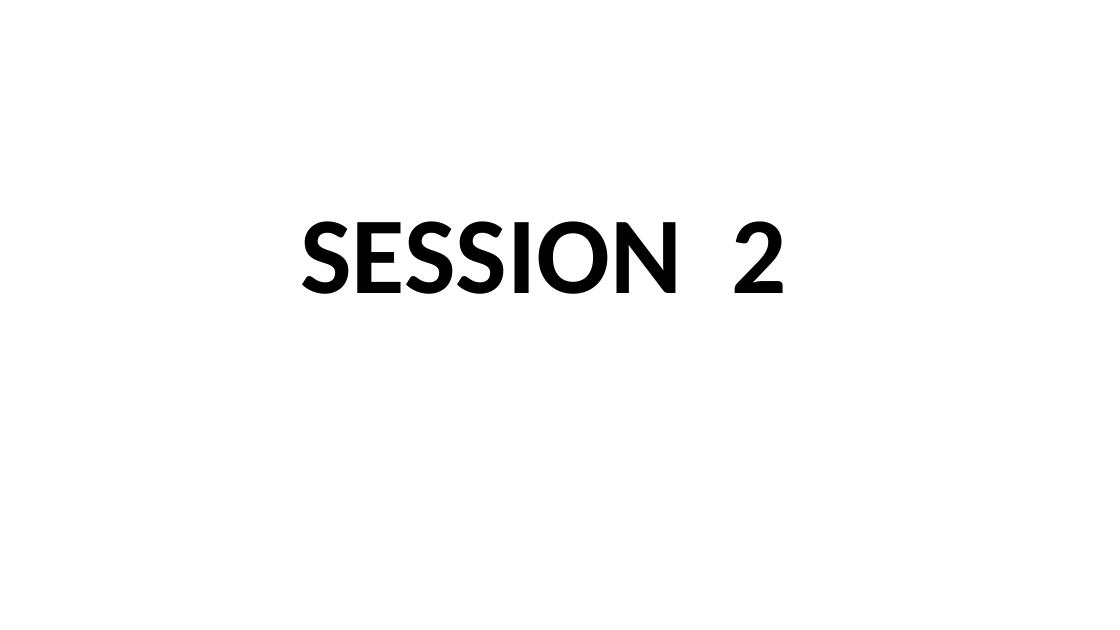
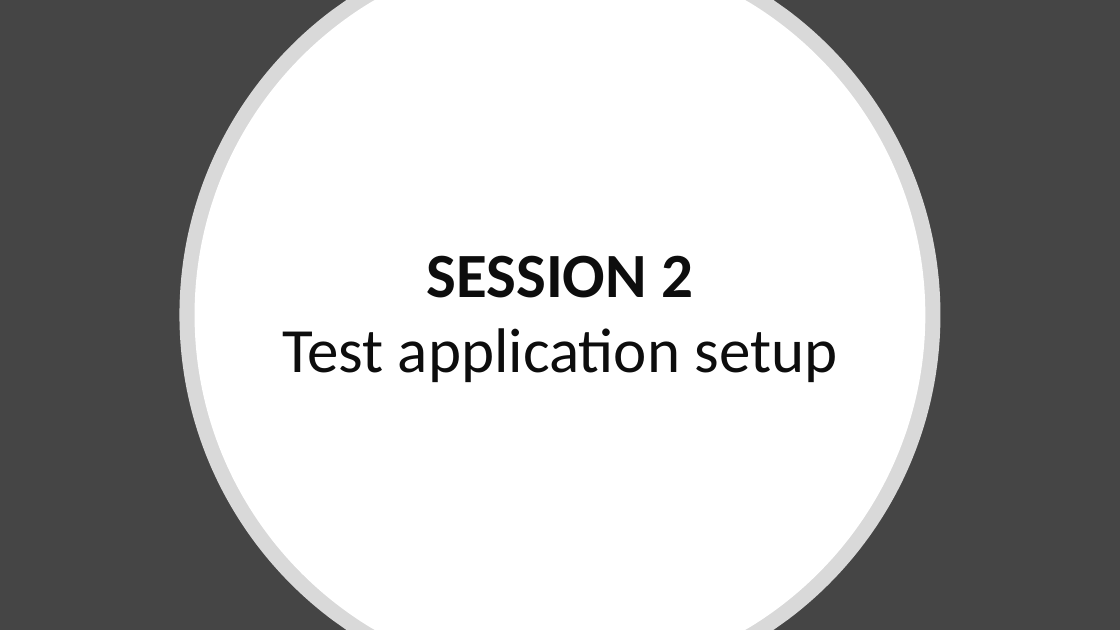
Before and after one commit to Kiranmoy/SpringBootRestService, a slide deck: slide 15 of setup-guide/Hands-on Pact.pptx (slide 7 before the commit). Drawn at 1120x630 pixels with LibreOffice and Linux fonts; fonts in the diff are those of the drawing. Boxes give left, top, right and bottom in pixels: in the first picture for what was removed or moved away, otherwise in the second. Text is boxed around its words. In the diff, an @@ line names an element or a change of style, - is before the commit and + after.

Commit message:
finalized PPT design and completed session 1 & 2 slides

```diff
--- a/setup-guide/Hands-on Pact.pptx
+++ b/setup-guide/Hands-on Pact.pptx
@@ background #FFFFFF to #454545 @@
@@ freeform shape added at box(180, 0, 941, 630), fill #FFFFFF at 80% opacity @@
@@ freeform shape added at box(195, 0, 926, 630), fill #FFFFFF @@
@@ text "SESSION 2": place and size @@
-text "SESSION 2" at box(300, 221, 786, 294)
+text "SESSION 2" at box(282, 255, 837, 382)
@@ text at box(427, 255, 693, 298): size 93.6 to 54 pt, text colour #000000 to #0D0D0D in "SESSION 2"; more space between paragraphs @@
@@ text at box(282, 328, 837, 382): paragraph added @@
+Test application setup
```
Also in this commit, not shown: 9 other slides changed, 15 slides added, 2 slides removed.
